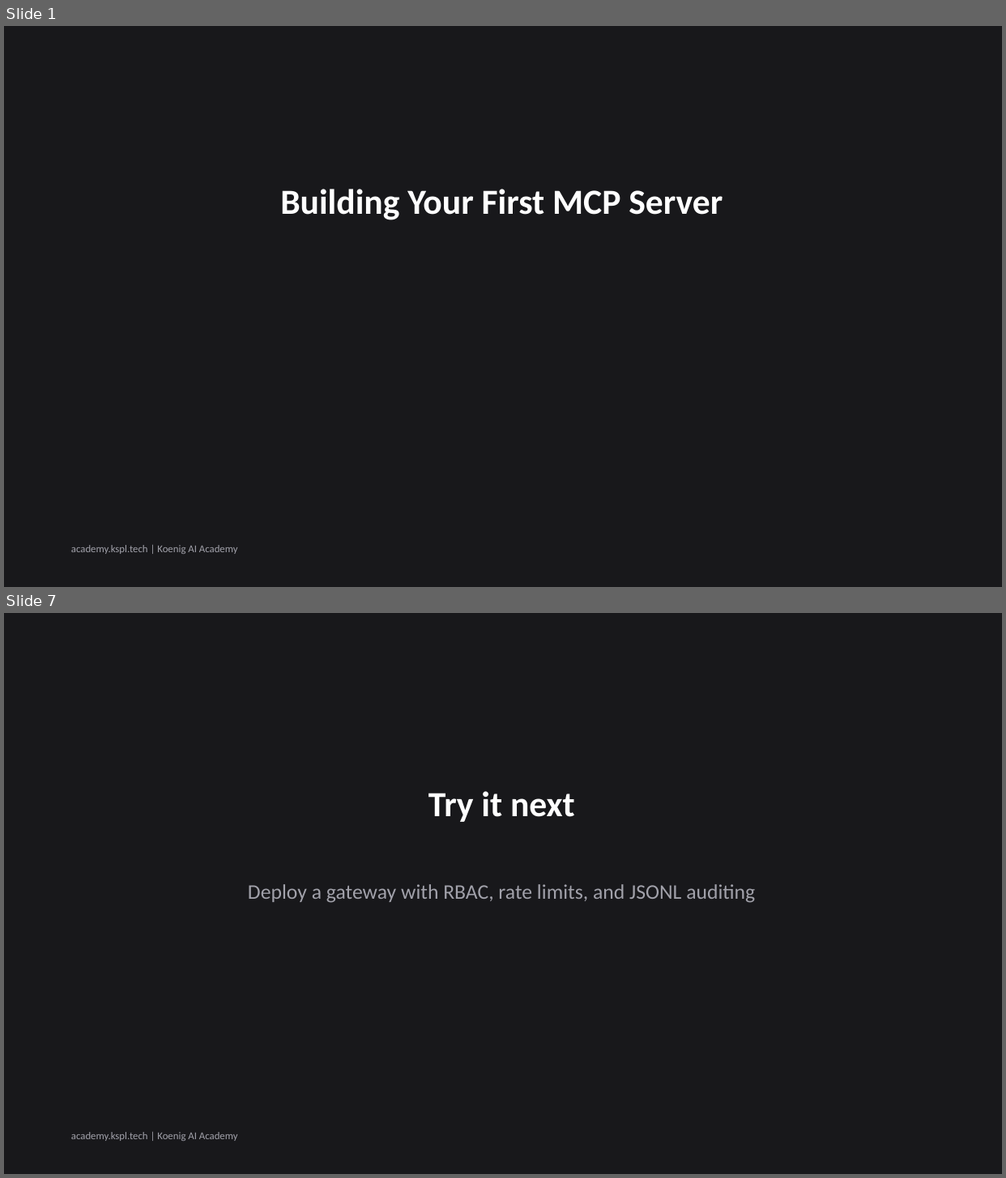
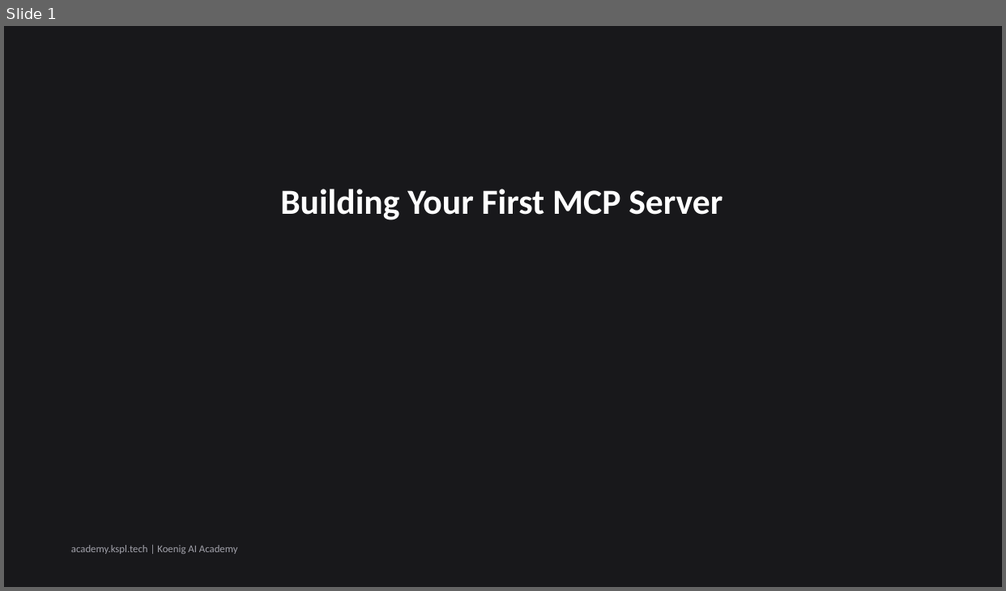
Before and after one commit to Koenig-Solutions-Private-Limited/koenig-ai-org, a slide deck: vault/courses/claude-tool-use-from-zero/ch03-slides.pptx. Shown one above the other, each under a label of ours: slides 1 and 7 before the commit, slide 1 after it; the slides between them are not shown. The pictures are 1006x1178 and 1006x591 pixels, drawn with LibreOffice and Linux fonts; fonts in the diff are those of the drawing. Boxes give left, top, right and bottom in pixels: in the first picture for what was removed or moved away, otherwise in the second. Text is boxed around its words. In the diff, an @@ line names an element or a change of style, - is before the commit and + after.

```diff
--- a/vault/courses/claude-tool-use-from-zero/ch03-slides.pptx
+++ b/vault/courses/claude-tool-use-from-zero/ch03-slides.pptx
@@ slide 7 removed at <box>4,613,1002,1174</box>, background #18181B @@
@@ text removed at <box>428,791,575,822</box> @@
-Try it next
@@ text removed at <box>248,884,755,903</box> @@
-Deploy a gateway with RBAC, rate limits, and JSONL auditing
@@ text removed at <box>71,1132,238,1141</box> @@
-academy.kspl.tech | Koenig AI Academy
```
Also in this commit, not shown: 1 slide changed, 4 slides added, 4 other slides removed.
